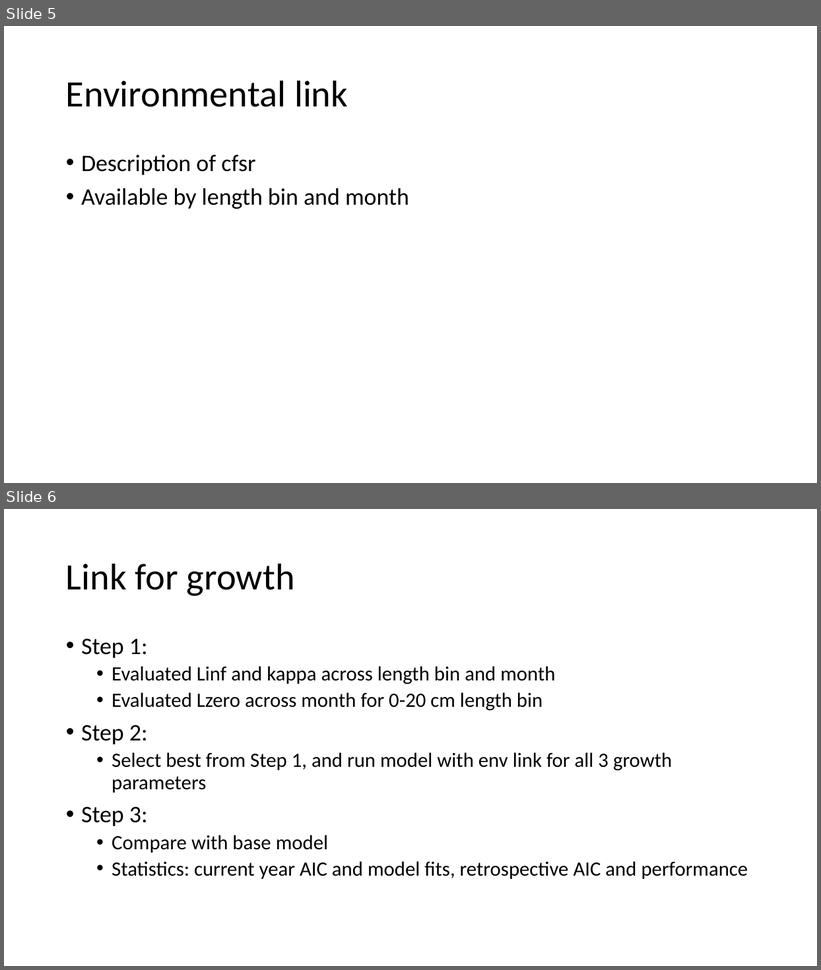
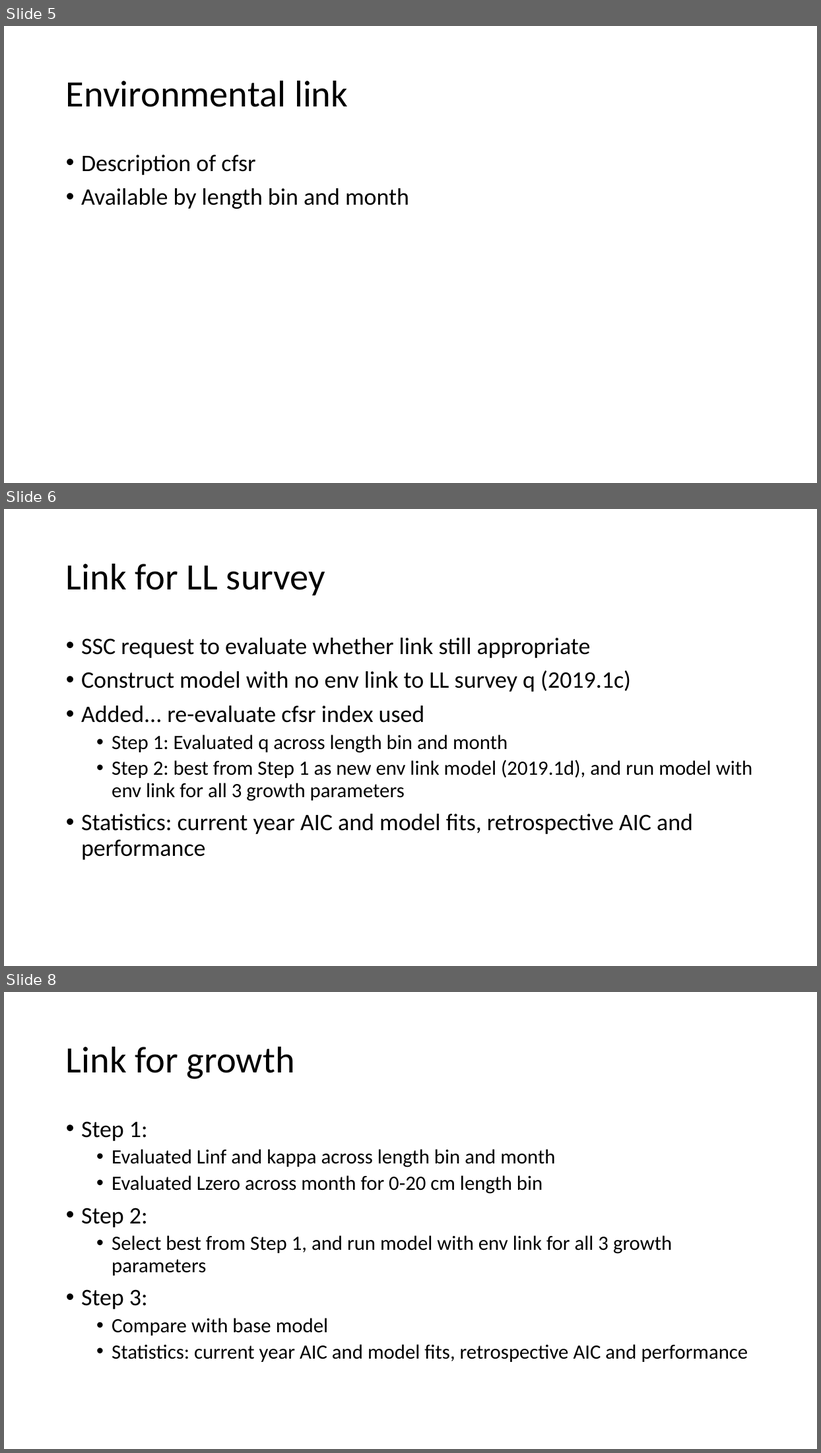
Before and after one commit to pete-hulson/goa_pcod, a slide deck: 2023/presentation/goa_pcod_sept23.pptx. Shown one above the other, each under a label of ours: slides 5 and 6 before the commit, slides 5, 6 and 8 after it; the slides between them are not shown. The pictures are 821x970 and 821x1453 pixels, drawn with LibreOffice and Linux fonts; fonts in the diff are those of the drawing. Boxes give left, top, right and bottom in pixels: in the first picture for what was removed or moved away, otherwise in the second. Text is boxed around its words. In the diff, an @@ line names an element or a change of style, - is before the commit and + after.

Commit message:
work on presentation, add new base model with only llq env link

```diff
--- a/2023/presentation/goa_pcod_sept23.pptx
+++ b/2023/presentation/goa_pcod_sept23.pptx
@@ slide 6 added at [4, 509, 817, 966], background #FFFFFF @@
@@ title added at [66, 563, 325, 595], 44 pt, text #000000 @@
+Link for LL survey
@@ text added at [81, 638, 753, 860], 28 pt, text #000000 @@
+• SSC request to evaluate whether link still appropriate
+• Construct model with no env link to LL survey q (2019.1c)
+• Added... re-evaluate cfsr index used
+  • Step 1: Evaluated q across length bin and month
+  • Step 2: best from Step 1 as new env link model (2019.1d), and run model with env link for all 3 growth parameters
+• Statistics: current year AIC and model fits, retrospective AIC and performance
@@ what was slide 6 is now slide 8 @@
```
Also in this commit, not shown: 4 slides changed, 1 other slide added, 10 other files.
